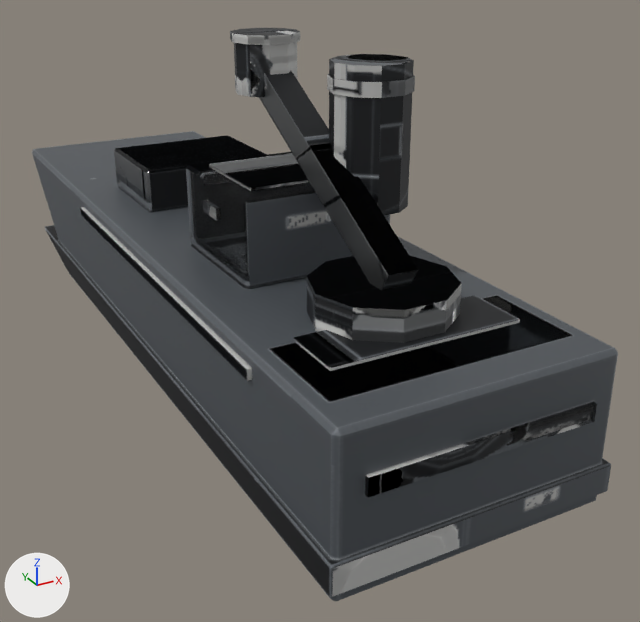
The FBX model assets/models/chs_wrecker/export/chs_wrecker.fbx, before and after one commit.
Both versions are drawn from a 50 mm camera at (-4.69, -9.96, 5.08) aimed at (0.83, 0.06, 0.07). Arrows for +X, +Y and +Z are at lower left; the lights stay in place. The first picture is the older version. Where no turn or scale is listed for an object, it has been applied to the vertices.

Names of what the first picture shows: 'base_bar', 'base_glow_running_bar', 'nano_bar', 'nano_glow_power_bar'.
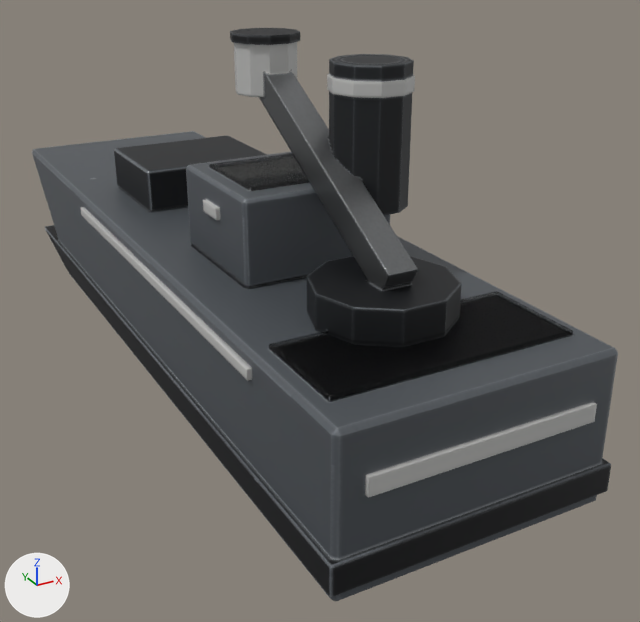
What differs and where, as boxes [x1, y1, x2, y2] in the pictures (640 x 622 px; the box of a moved part takes in the faces that stretch with it):
'base_bar', reshaped, surface changed: [32, 54, 618, 602] in both
part 1 of me_base_004, surface changed: [80, 74, 597, 498] in both
part 2 of me_base_003, moved or reshaped: before [294, 295, 520, 371]; after [269, 291, 573, 401]
part 3 of me_base_003, surface changed: [114, 54, 611, 597] in both
part 4 of me_nano_003, surface changed (black to grey): [230, 28, 462, 343] in both
part 5 of me_nano_004, surface changed (black to grey): [234, 42, 297, 97] in both

Edits to the bpy script that builds the scene:
```text
Change me_nano_004:
    where me_nano_004.from_pydata(...)  # 20 vertices, 12 faces; spans x -0.38..0.38, y 2.339..3.061, z 1.7..2.3
    used by ob_nano_glow_power_bar; location = (0.0, -2.8, 1.5)
    me_nano_004 part 5: texture (UV) coordinates of 12 of 12 faces, centred in x -0.344..0.344, y 2.339..3.061, z 1.7..2.3, changed; they spanned u 0.19..0.67, v 0.85..0.93 and now span u 0.03..0.94, v 0.85..0.94
Change me_base_004:
    where me_base_004.from_pydata(...)  # 68 vertices, 48 faces; spans x -1.65..1.65, y -4.66..3.0, z 0.6..3.58
    used by ob_base_glow_running_bar; location = (0.0, 0.0, 0.0)
    me_base_004 part 1: texture (UV) coordinates of 45 of 48 faces, centred in x -1.65..1.65, y -4.66..3.0, z 0.6..3.58, changed; they spanned u 0.09..0.95, v 0.5..0.95 and now span u 0.0..0.98, v 0.5..0.96
Change me_nano_003:
    where me_nano_003.from_pydata(...)  # 48 vertices, 30 faces; spans x -0.8..0.8, y -0.76..3.1, z -0.2..2.4
    used by ob_nano_bar; location = (0.0, -2.8, 1.5)
    me_nano_003 part 4: texture (UV) coordinates of 30 of 30 faces, centred in x -0.72..0.72, y -0.76..3.1, z -0.2..2.4, changed; they spanned u 0.0..0.92, v 0.5..0.95 and now span u 0.0..0.97, v 0.5..0.95
Change me_base_003:
    where me_base_003.from_pydata(...)  # 164 vertices, 168 faces; spans x -1.66..1.66, y -4.65..6.56, z -0.5..3.74
    used by ob_base_bar; location = (0.0, 0.0, 0.0)
    me_base_003 part 2: the loose piece of 24 vertices spanning x -1.12..1.12, y -3.67..-2.93, z 1.31..1.36 is scaled about its middle by (1.25, 1.63, 1), then moved by (0.0, -0.25, 0.0)
    me_base_003 part 3: texture (UV) coordinates of 123 of 168 faces, centred in x -1.65..1.65, y -4.65..5.98, z -0.34..3.74, changed; they spanned u 0.0..0.94, v 0.61..0.96 and now span u 0.0..0.99, v 0.59..0.97
```
